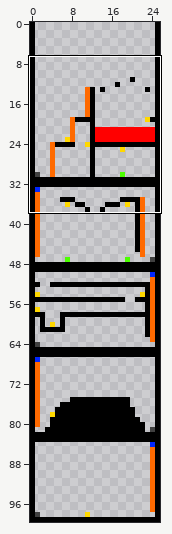
One commit to this sprite sheet: Textures/mapTile.png. Above, an overview of the earlier version with the close-up marked.
Close-up. Before:
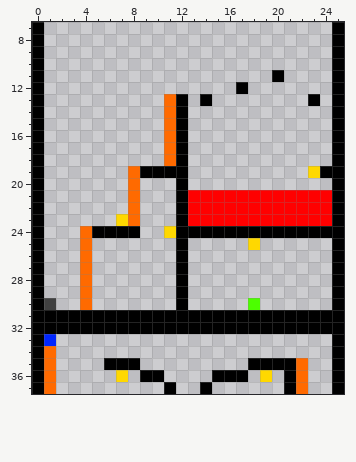
The file is 26x100 pixels. Pixels under 10% opacity are left out. Shown: x 0..25, y 7..37.
Now the later version:
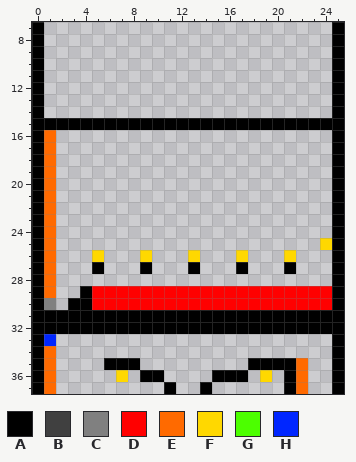
Palette (. is transparent): A #000000  B #404040  C #808080  D #ff0000  E #ff6a00  F #ffd800  G #4cff00  H #0026ff
The exact change:
The edit adds colour A in row 15 at x 1 to 10 and 13 to 24; in row 27 at x 5, 9, 13, 17 and 21; in row 30 at x 3.
Colour E gives way to colour A in row 15 at x 11; in rows 29 to 30 at x 4.
Colour B gives way to colour C in row 30 at x 1.
The edit adds colour D in row 29 at x 5 to 11 and 13 to 24; in row 30 at x 5 to 11, 13 to 17 and 19 to 24.
Colour A gives way to colour D in rows 29 to 30 at x 12.
Colour G gives way to colour D in row 30 at x 18.
The edit adds colour E in rows 16 to 29 at x 1.
The edit adds colour F in row 25 at x 24; in row 26 at x 5, 9, 13, 17 and 21.
The author cleared colour A in row 11 at x 20; in row 12 at x 17; in row 13 at x 12, 14 and 23; in row 14 at x 12; in rows 16 to 18 at x 12; in row 19 at x 9 to 12 and 24.
The author cleared colour A in rows 20 to 23 at x 12; in row 24 at x 5 to 8 and 12 to 24; in rows 25 to 28 at x 12.
The author cleared colour D in rows 21 to 23 at x 13 to 24.
The author cleared colour E in rows 13 to 14 at x 11; in rows 16 to 18 at x 11; in rows 19 to 23 at x 8; in rows 24 to 28 at x 4.
The author cleared colour F in row 19 at x 23; in row 23 at x 7; in row 24 at x 11; in row 25 at x 18.
